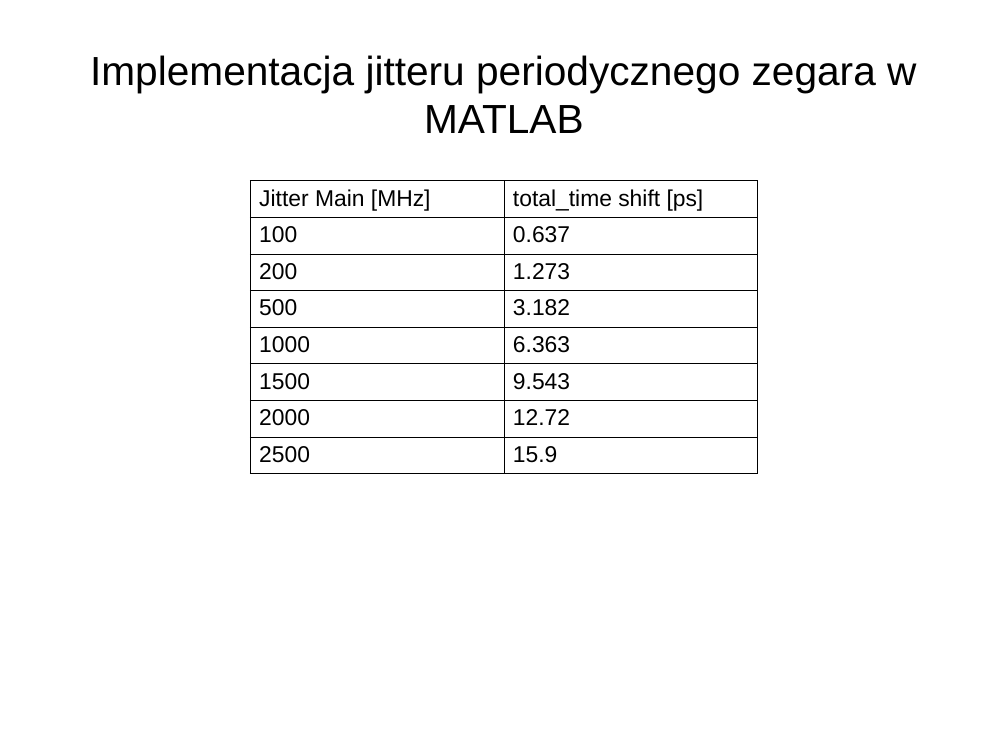
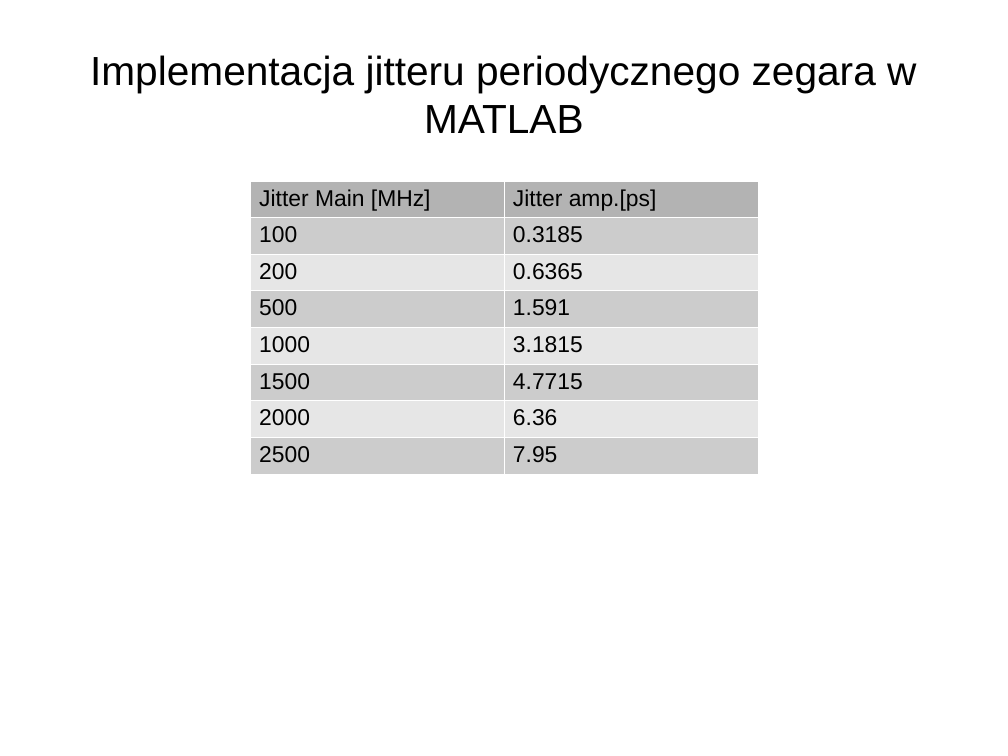
Before and after one commit to joannabp/ProjektSynopsys, a slide deck: slide 5 of Untitled 2.odp. Drawn at 1008x756 pixels with LibreOffice and Linux fonts; fonts in the diff are those of the drawing. Boxes give left, top, right and bottom in pixels: in the first picture for what was removed or moved away, otherwise in the second. Text is boxed around its words. In the diff, an @@ line names an element or a change of style, - is before the commit and + after.

```diff
--- a/Untitled 2.odp
+++ b/Untitled 2.odp
@@ table at bbox=[251, 181, 759, 466] @@
-row 1, column 2: total_time shift [ps]
+row 1, column 2: Jitter amp.[ps]
-row 2, column 2: 0.637
+row 2, column 2: 0.3185
-row 3, column 2: 1.273
+row 3, column 2: 0.6365
-row 4, column 2: 3.182
+row 4, column 2: 1.591
-row 5, column 2: 6.363
+row 5, column 2: 3.1815
-row 6, column 2: 9.543
+row 6, column 2: 4.7715
-row 7, column 2: 12.72
+row 7, column 2: 6.36
-row 8, column 2: 15.9
+row 8, column 2: 7.95
@@ fill none to #B3B3B3 in row 1 @@
@@ fill none to #CCCCCC in 8 cells @@
@@ fill none to #E6E6E6 in 6 cells @@
@@ borders changed @@
```
Also in this commit, not shown: 2 other slides changed, 1 slide removed, 1 other file.
